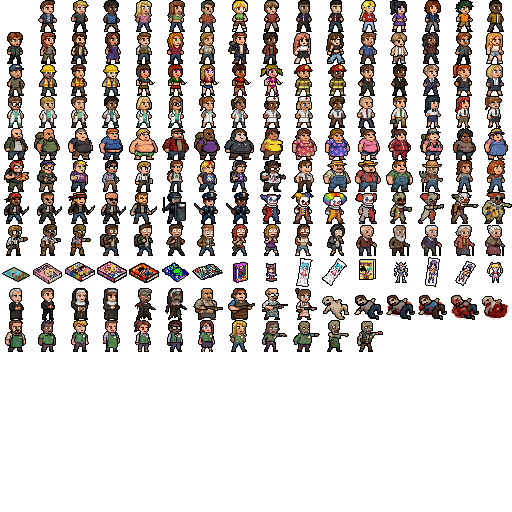
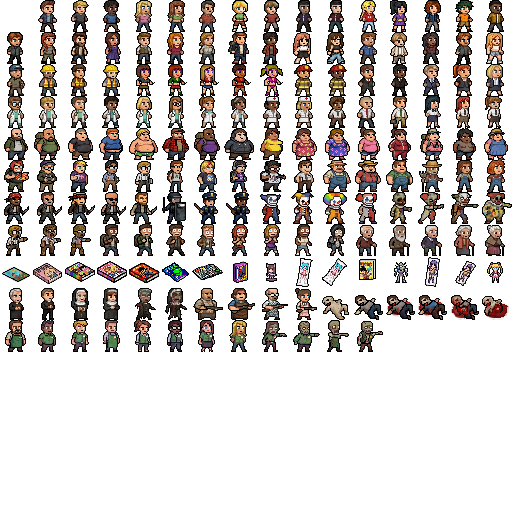
Before/after of a 512px x 512px layered artwork. What changed in the layer stack:
painted on "Layer 143" over [267, 287, 277, 312]